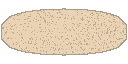
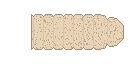
Comparing the layer stacks of the two 128x64 images. Changes:
added layer "BugBody" above "BasicBead" over [31, 14, 124, 50]
renamed "BugBody" to "BasicBead", hid it over [1, 8, 127, 56]
